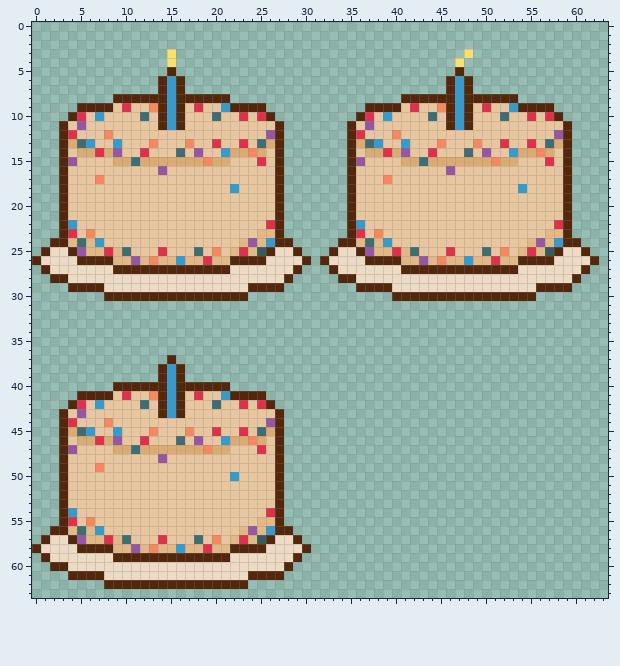
File history of a pixel-art sprite, Objects/Cake/CakeSpritesheet.png. The picture above is the old version.
The file is 64x64 pixels.
Now the later version:
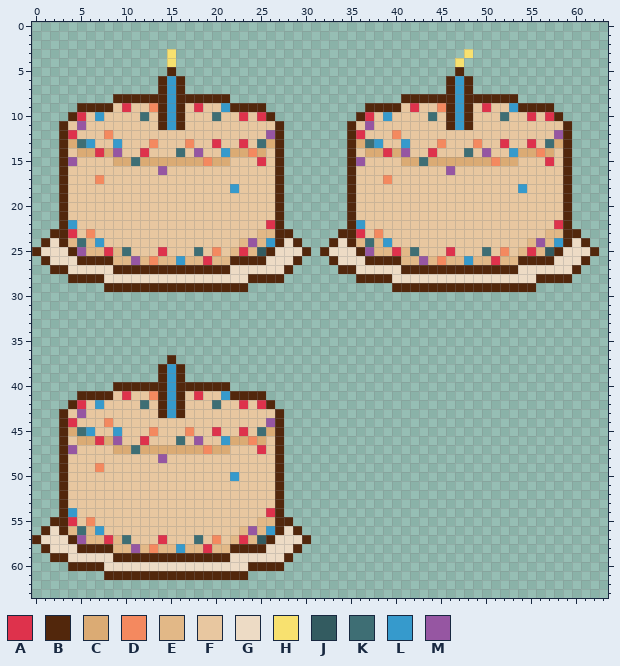
Palette (. is transparent): A #de324c  B #52270c  C #dbab74  D #f4895f  E #e2b887  F #e8c7a0  G #eddbc5  H #f8e16f  J #335b60  K #3e6e74  L #369acc  M #9656a2
The exact change:
y 23: x 2 . -> B; x 28 . -> B; x 34 . -> B; x 60 . -> B
y 24: x 1..2 .B -> BG; x 28..29 B. -> GB; x 33..34 .B -> BG; x 60..61 B. -> GB
y 25: x 0..1 .B -> BG; x 29..30 B. -> GB; x 32..33 .B -> BG; x 61..62 B. -> GB
y 26: x 0..1 BG -> .B; x 29..30 GB -> B.; x 32..33 BG -> .B; x 61..62 GB -> B.
y 27: x 1..3 BGG -> .BB; x 28..29 GB -> B.; x 33..35 BGG -> .BB; x 60..61 GB -> B.
y 28: x 2..7 BBGGGG -> ..BBBB; x 24..28 GGGGB -> BBBB.; x 34..39 BBGGGG -> ..BBBB; x 56..60 GGGGB -> BBBB.
y 29: x 4..27 BBBBGGGGGGGGGGGGGGGGBBBB -> ....BBBBBBBBBBBBBBBB....; x 36..59 BBBBGGGGGGGGGGGGGGGGBBBB -> ....BBBBBBBBBBBBBBBB....
y 30: x 8..23 BBBBBBBBBBBBBBBB -> ................; x 40..55 BBBBBBBBBBBBBBBB -> ................
y 55: x 2 . -> B; x 28 . -> B
y 56: x 1..2 .B -> BG; x 28..29 B. -> GB
y 57: x 0..1 .B -> BG; x 29..30 B. -> GB
y 58: x 0..1 BG -> .B; x 29..30 GB -> B.
y 59: x 1..3 BGG -> .BB; x 28..29 GB -> B.
y 60: x 2..7 BBGGGG -> ..BBBB; x 24..28 GGGGB -> BBBB.
y 61: x 4..27 BBBBGGGGGGGGGGGGGGGGBBBB -> ....BBBBBBBBBBBBBBBB....
y 62: x 8..23 BBBBBBBBBBBBBBBB -> ................
Pixel boxes of the changes (left, top, right, bottom) in both pictures:
changed: (32, 229, 599, 301)
changed: (32, 517, 311, 589)
